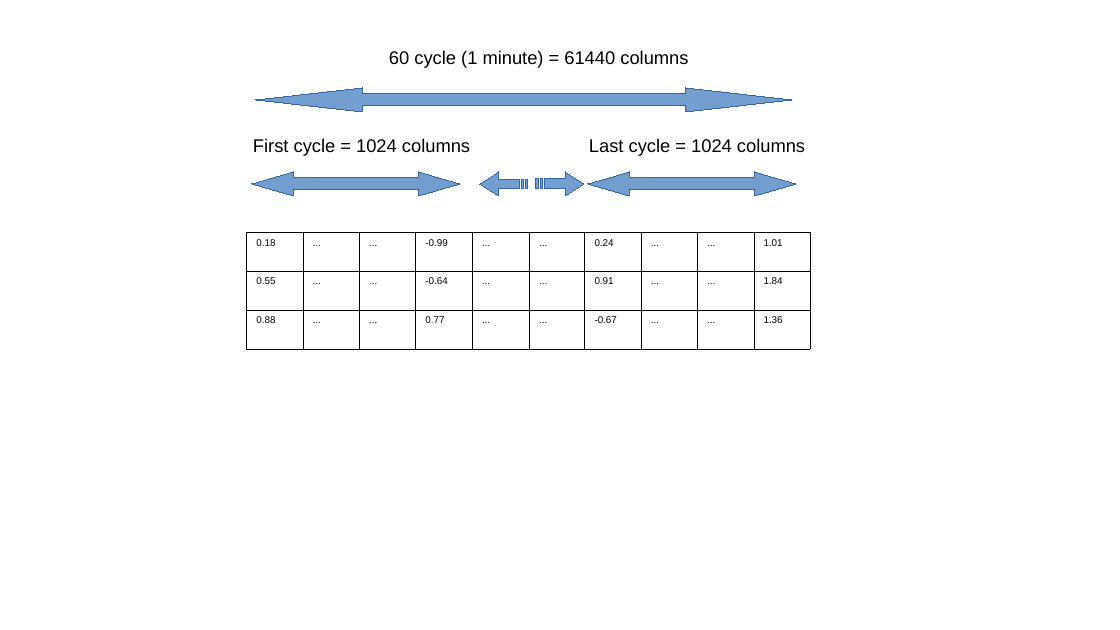
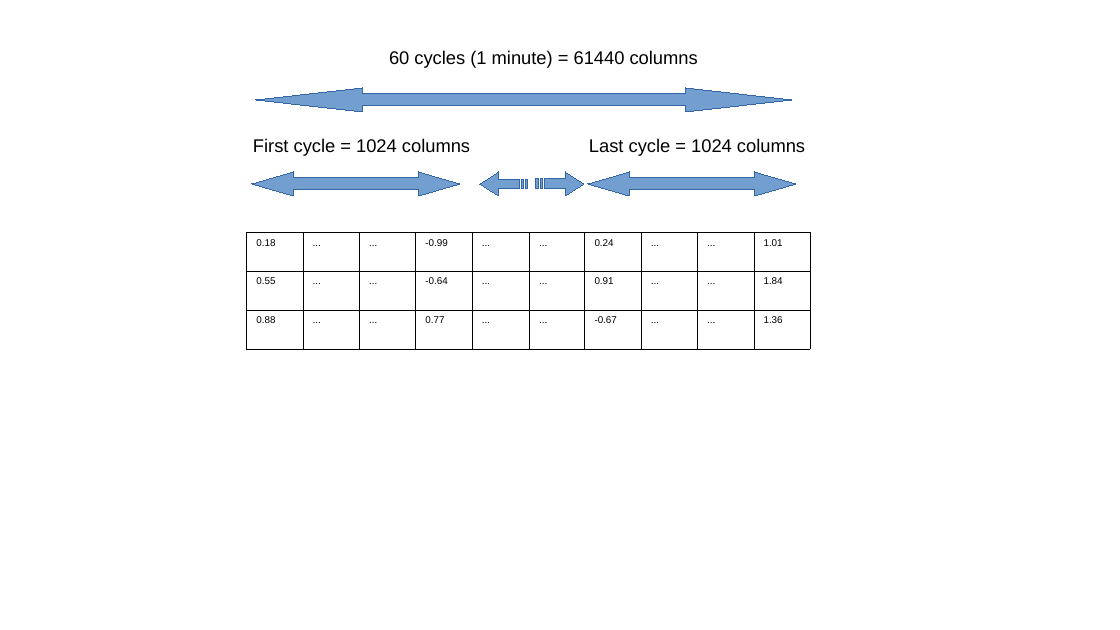
Before and after one commit to savoga/data-challenge-anomaly-detection, a slide deck: slide 1 of img/data_structure.odp. Drawn at 1120x630 pixels with LibreOffice and Linux fonts; fonts in the diff are those of the drawing. Boxes give left, top, right and bottom in pixels: in the first picture for what was removed or moved away, otherwise in the second. Text is boxed around its words. In the diff, an @@ line names an element or a change of style, - is before the commit and + after.

```diff
--- a/img/data_structure.odp
+++ b/img/data_structure.odp
@@ text at bbox=[389, 50, 698, 68]: text changed @@
-60 cycle (1 minute) = 61440 columns
+60 cycles (1 minute) = 61440 columns
```
Also in this commit, not shown: 2 other files.
